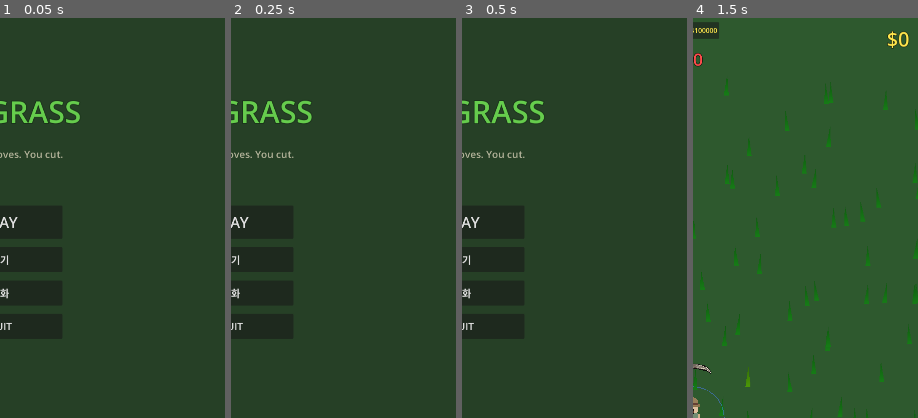
Above: before the commit, frames 1-4 (left to right).
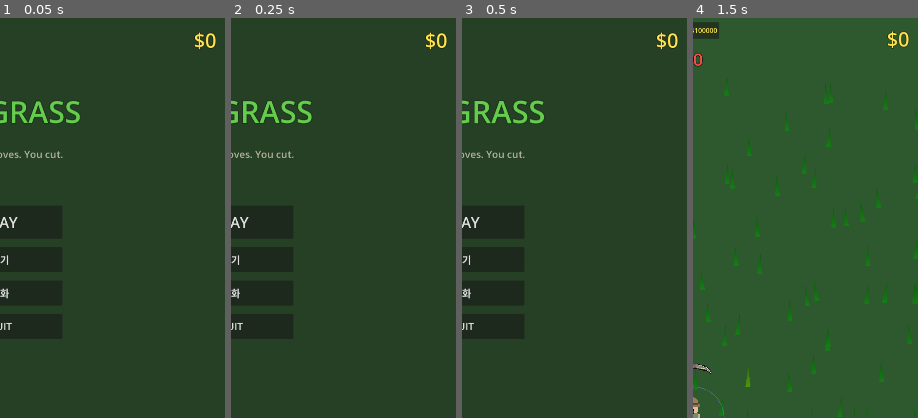
Above: after the commit, the same moments.

Repository: yellyB/game-kill_grass
Game: Godot game, scene res://scenes/ui/main_menu.tscn
Same seed, same stepped clock (60 frames per second), same inputs: the game is played once before the commit and once after it.
Inputs:
- Up to frame 1 (0.05 s): no input
- Up to frame 2 (0.25 s): no input
- Up to frame 3 (0.5 s): no input
- Up to frame 4 (1.5 s): click "PLAY" at 0.5 s; click "데이터 초기화" at 1.25 s
The pictures show only the part of the screen within x 50-100%, y 0-50%; the shares and areas given below are measured in that part.

The runs differ from the first frame. In frame 1, 0.2% of the frame differs, in the area x 86-96%, y 3-8%; in frame 2, 0.2%; in frame 3, 0.2%; in frame 4, nothing differs.

Commit message:
Add total money display to main menu
- Show total balance in top-right corner of main menu
- Updates in real-time when purchasing weapons/upgrades

Co-Authored-By: Claude Opus 4.6 <noreply@anthropic.com>

Diff:
--- a/scenes/ui/main_menu.tscn
+++ b/scenes/ui/main_menu.tscn
@@ -56,6 +56,24 @@
 text = "The world moves. You cut."
 horizontal_alignment = 1
 
+[node name="MoneyLabel" type="Label" parent="."]
+layout_mode = 1
+anchors_preset = 1
+anchor_left = 1.0
+anchor_right = 1.0
+offset_left = -200.0
+offset_top = 20.0
+offset_right = -20.0
+offset_bottom = 80.0
+grow_horizontal = 0
+theme_override_colors/font_color = Color(1, 0.9, 0.3, 1)
+theme_override_colors/font_outline_color = Color(0, 0, 0, 1)
+theme_override_constants/outline_size = 4
+theme_override_font_sizes/font_size = 48
+text = "$0"
+horizontal_alignment = 2
+vertical_alignment = 1
+
 [node name="VBoxContainer" type="VBoxContainer" parent="."]
 layout_mode = 1
 anchors_preset = 5
--- a/scripts/main_menu.gd
+++ b/scripts/main_menu.gd
@@ -5,6 +5,7 @@
 @onready var upgrade_btn: Button = $VBoxContainer/UpgradeBtn
 @onready var quit_btn: Button = $VBoxContainer/QuitBtn
 @onready var title_label: Label = $TitleLabel
+@onready var money_label: Label = $MoneyLabel
 @onready var upgrade_panel: Control = $UpgradePanel/Control
 @onready var weapon_shop: Control = $WeaponShop/Control
 
@@ -23,6 +24,10 @@
 	upgrade_panel.panel_closed.connect(_on_panel_closed)
 	weapon_shop.panel_opened.connect(_on_panel_opened)
 	weapon_shop.panel_closed.connect(_on_panel_closed)
+
+	# Money display
+	update_money_display()
+	GameManager.money_changed.connect(_on_money_changed)
 
 	# Title animation
 	animate_title()
@@ -56,3 +61,20 @@
 	weapon_btn.disabled = false
 	upgrade_btn.disabled = false
 	quit_btn.disabled = false
+
+func _on_money_changed(_amount: int) -> void:
+	update_money_display()
+
+func update_money_display() -> void:
+	money_label.text = "$" + format_number(GameManager.money)
+
+func format_number(num: int) -> String:
+	var str_num = str(num)
+	var result = ""
+	var count = 0
+	for i in range(str_num.length() - 1, -1, -1):
+		if count > 0 and count % 3 == 0:
+			result = "," + result
+		result = str_num[i] + result
+		count += 1
+	return result
